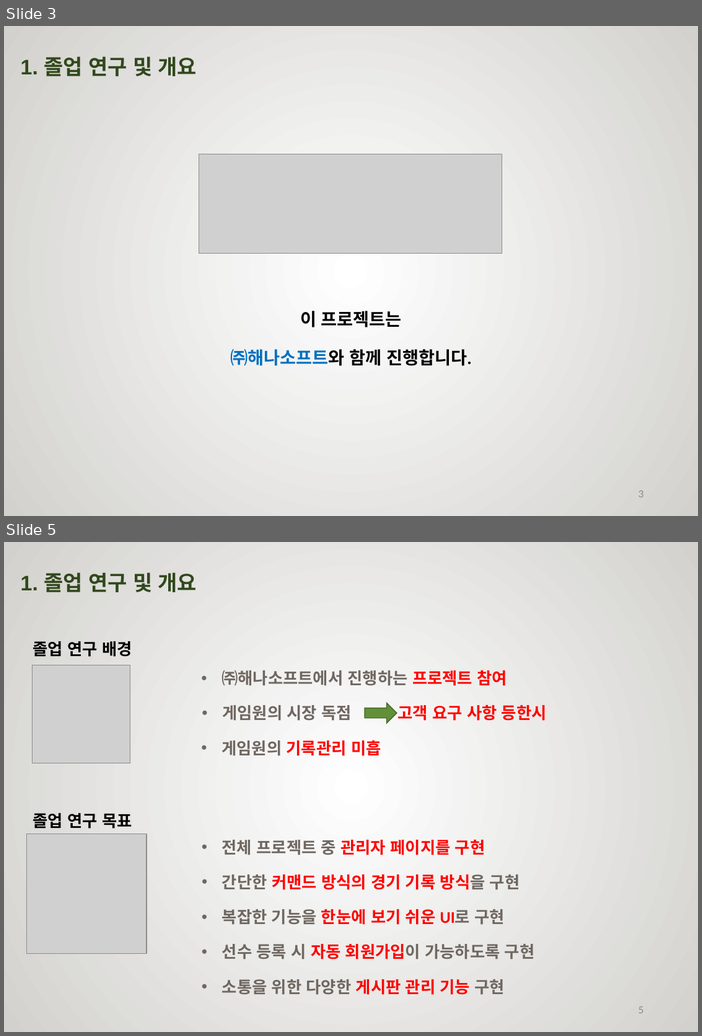
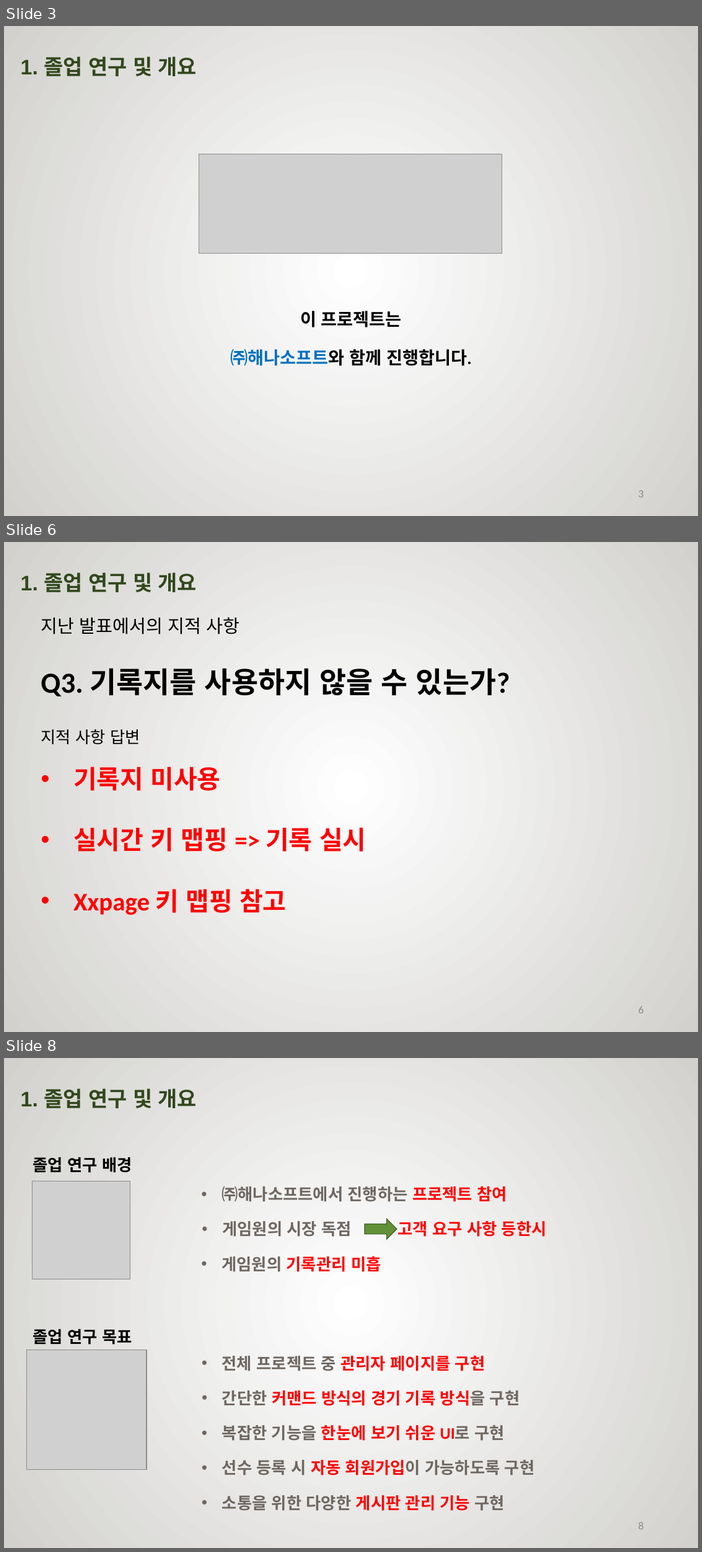
Before and after one commit to rimbong/Webengers, a slide deck: resources/졸작설계서.pptx. Shown one above the other, each under a label of ours: slides 3 and 5 before the commit, slides 3, 6 and 8 after it; the slides between them are not shown. The pictures are 702x1036 and 702x1552 pixels, drawn with LibreOffice and Linux fonts; fonts in the diff are those of the drawing; grey boxes stand for pictures; background and template pictures are left out. Boxes give left, top, right and bottom in pixels: in the first picture for what was removed or moved away, otherwise in the second. Text is boxed around its words. In the diff, an @@ line names an element or a change of style, - is before the commit and + after.

```diff
--- a/resources/졸작설계서.pptx
+++ b/resources/졸작설계서.pptx
@@ slide 6 added at box(4, 542, 698, 1032), background picture (left out) @@
@@ text added at box(21, 572, 197, 592), 40 pt, text #31481C, bold @@
+1. 졸업 연구 및 개요
@@ text added at box(41, 617, 240, 634), 20 pt, text #000000 @@
+지난 발표에서의 지적 사항
@@ text added at box(41, 668, 511, 696), 32 pt, text #000000, bold @@
+Q3. 기록지를 사용하지 않을 수 있는가?
@@ text added at box(41, 729, 140, 744), 18 pt, text #000000 @@
+지적 사항 답변
@@ text added at box(73, 766, 366, 915), 28 pt, text #FF0000, bold @@
+• 기록지 미사용
+• 실시간 키 맵핑 => 기록 실시
+• Xxpage 키 맵핑 참고
@@ page number added at box(639, 1006, 644, 1013), 12 pt, text #8C8C8C @@
+6
@@ what was slide 5 is now slide 8 @@
@@ page number at box(639, 1522, 644, 1529): text changed @@
-5
+8
```
Also in this commit, not shown: 1 slide changed, 2 other slides added.
